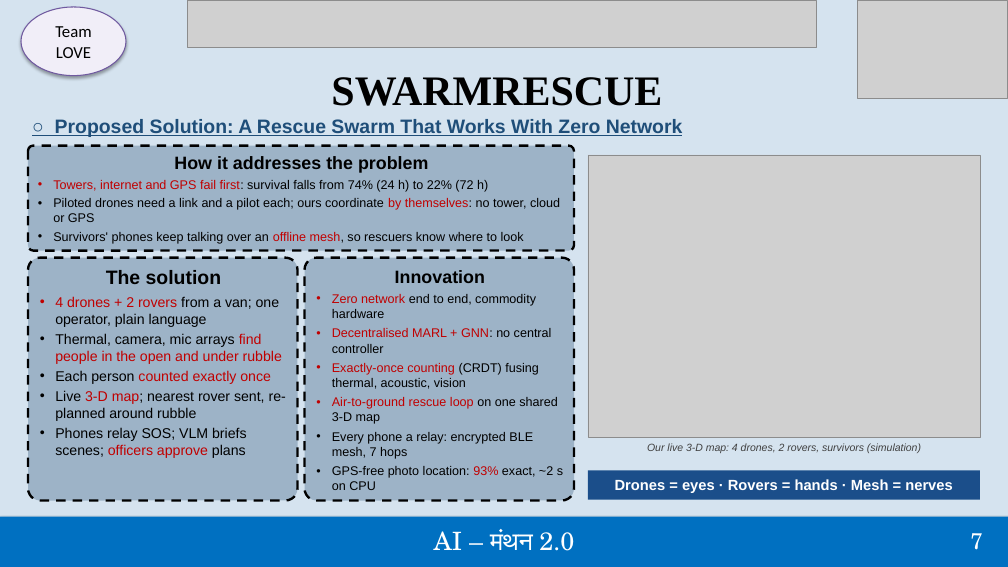
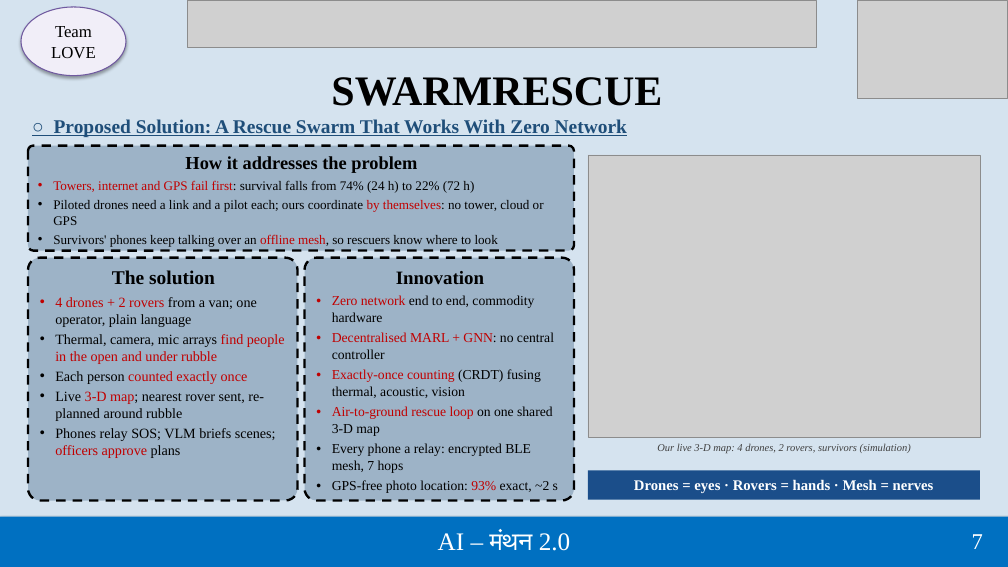
Before and after one commit to TejasGogawale/Drone-swarm, a slide deck: slide 7 of pitch/SwarmRescue_AI_Manthan.pptx. Drawn at 1008x567 pixels with LibreOffice and Linux fonts; fonts in the diff are those of the drawing; grey boxes stand for pictures. Boxes give left, top, right and bottom in pixels: in the first picture for what was removed or moved away, otherwise in the second. Text is boxed around its words. In the diff, an @@ line names an element or a change of style, - is before the commit and + after.

Commit message:
docs: add comprehensive README for Drone-Swarm and update pitch deck

```diff
--- a/pitch/SwarmRescue_AI_Manthan.pptx
+++ b/pitch/SwarmRescue_AI_Manthan.pptx
@@ ellipse "Team" at [21,7,126,76]: font Calibri to Times New Roman @@
@@ rounded rectangle "How it addresses the problem" at [28,146,574,251]: size 17 to 17.5 pt in "How it addresses the problem"; font Arial to Times New Roman, size 12 to 12.5 pt @@
@@ text in rounded rectangle at [332,271,554,473]: size 17 to 18 pt in "Innovation"; font Arial to Times New Roman in "Innovation", "Zero network end to end, commodity hardware", "Decentralised MARL + GNN: no central controller", "Exactly-once counting (CRDT) fusing thermal, acoustic, visio ..." and 2 more places; size 12 to 13 pt in "Zero network end to end, commodity hardware", "Decentralised MARL + GNN: no central controller", "Exactly-once counting (CRDT) fusing thermal, acoustic, visio ...", "Air-to-ground rescue loop on one shared 3-D ..." and 1 more places @@
@@ font Arial to Times New Roman in 4 elements at [54,119,627,137], [28,258,297,501], [657,443,911,454], [588,470,981,500] @@
@@ text in rounded rectangle at [332,480,558,493]: text changed; size 12 to 13 pt; font Arial to Times New Roman @@
-• GPS-free photo location: 93% exact, ~2 s on CPU
+• GPS-free photo location: 93% exact, ~2 s
@@ text "AI – मंथन 2.0" at [438,531,571,551]: font TeX Gyre Schola to Times New Roman @@
@@ text "7" at [972,534,983,549]: font TeX Gyre Schola to Times New Roman @@
```
Also in this commit, not shown: 24 other slides changed, 2 slides added, 3 slides removed, 1 other file.
